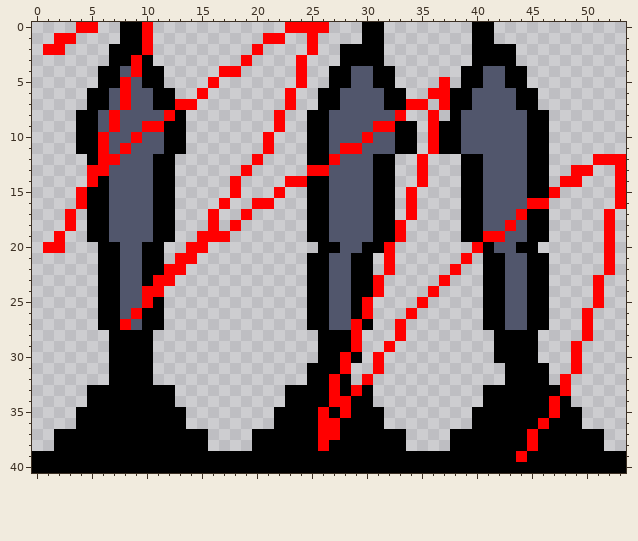
One commit to this pixel-art sprite: assets/npcs/shared/door-lever-struck.png. Above: the version before the commit.
The file is 54x41 pixels.
Once edited:
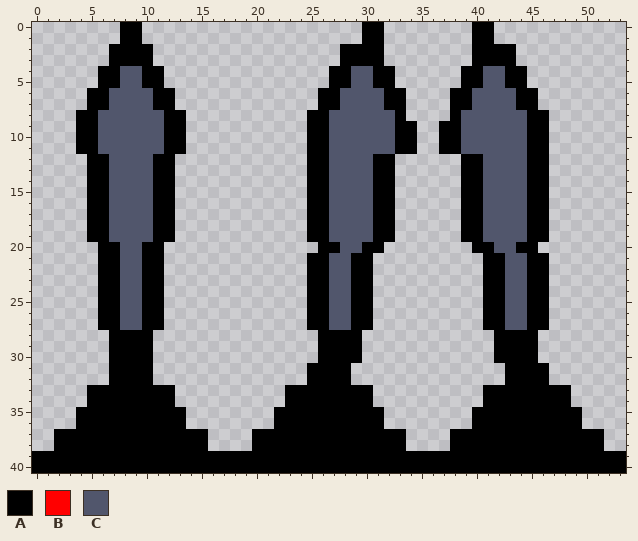
Palette (. is transparent): A #000000  B #ff0000  C #51566c
The exact change:
Changed rows in their new state; - is an unchanged pixel.
first column x 1:
 0 ---..----.------------....---------------------------
 1 -..------.----------..--.----------------------------
 2 ..-------A---------.----.----------------------------
 3 --------A---------.----.-----------------------------
 4 --------C-------..-----.-----------------------------
 5 -------C-------.-------.------------.----------------
 6 -------C------.-------.------------..----------------
 7 -------C----..--------.----------..-.----------------
 8 ------C----A---------.----------A--.-----------------
 9 ------C--CC----------.--------CC---.-----------------
10 -----C--C-----------.--------C-----.-----------------
11 -----C-C------------.------CC------.-----------------
12 -----AC------------.------C-------.---------------...
13 ----AA------------.-----AA--------.-------------..--.
14 ----A------------.----..----------.------------..---.
15 ---.-------------.---.-----------.------------.-----.
16 ---.------------.--..------------.----------AA------.
17 --.------------.--.--------------.---------C-------.-
18 --.------------.-.--------------.---------C--------.-
19 -.------------...---------------.-------CC---------.-
20 ..-----------..----------------.-------A-----------.-
21 ------------..-----------------.------.------------.-
22 -----------..------------------.-----.-------------.-
23 ----------A.------------------.-----.-------------.--
24 ---------AA-------------------.----.--------------.--
25 ---------A-------------------A----.---------------.--
26 --------C--------------------A---.---------------.---
27 -------C--------------------A---.----------------.---
28 ----------------------------A---.----------------.---
29 ----------------------------A--.----------------.----
30 ---------------------------A--.-----------------.----
31 ---------------------------A--.-----------------.----
32 --------------------------A--.-----------------.-----
33 --------------------------A-A------------------A-----
34 --------------------------AA------------------A------
35 -------------------------A-A------------------A------
36 -------------------------AA------------------A-------
37 -------------------------AA-----------------A--------
38 -------------------------A------------------A--------
39 -------------------------------------------A---------
Where, in picture pixels (left, top, right, bottom), the same in both pictures:
changed: (43, 22, 626, 462)
